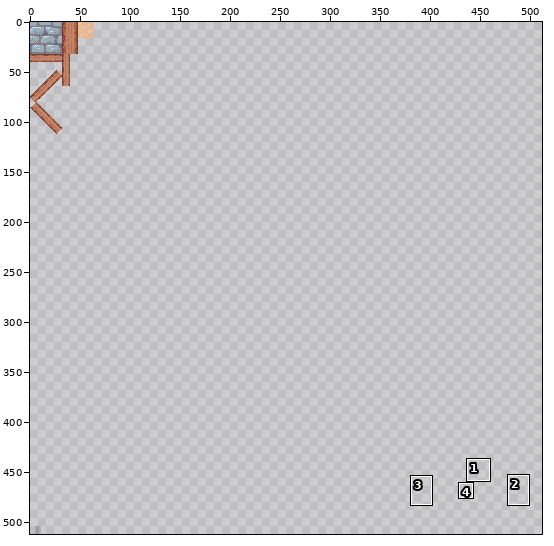
Edited in one commit: sprite sheet (assets/images/town-tiles.png). The first picture is a wide view before the edit; the outline marks the close-up.
Close-up. Before:
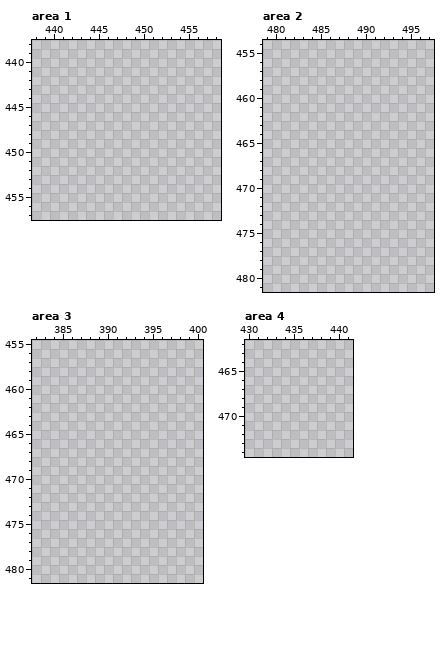
The file is 512x512 pixels. Pixels under 10% opacity are left out. Colours within 5 levels of each other are drawn and written as one. Shown: area 1: x 438..458, y 438..457; area 2: x 479..497, y 454..481; area 3: x 382..400, y 455..481; area 4: x 430..441, y 462..474. The commit also changed other parts of the picture, which this record leaves out.
After the commit:
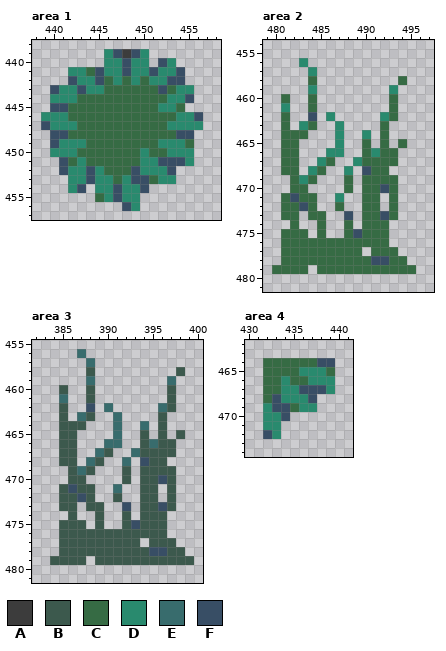
Palette (. is transparent): A #3c3c3c  B #3c594d  C #366b44  D #298a6e  E #386c6d  F #384e65
The exact change:
Area 1:
y 439: x 446..450 ..... -> DFAFD
y 440: x 446..450 ..... -> DDFDD; x 452..453 .. -> FD
y 441: x 442..454 ............. -> DDCFDDFDDFDDF
y 442: x 442..454 ............. -> FDDFCDCDCDDFF
y 443: x 440..455 ................ -> FDDFDDCCCCCCFCDD
y 444: x 440..455 ................ -> DDDCCCCCCCCCCDDF
y 445: x 440..454 ............... -> FFCCCCCCCCCCDDC
y 446: x 439..456 .................. -> DDDCCCCCCCCCCCCDDF
y 447: x 439..456 .................. -> FDDDCCCCCCCCCCDDDD
y 448: x 440..455 ................ -> FFCCCCCCCCCCCCFF
y 449: x 440..455 ................ -> FDDDCCCCCCCCDDDC
y 450: x 440..455 ................ -> DDDCCCCCCCDCCDDD
y 451: x 441..455 ............... -> FCDCCCCCCDDFFFD
y 452: x 441..453 ............. -> FDDFDCCCFDDDF
y 453: x 442..453 ............ -> DDFDDCDFFCDD
y 454: x 442..443 .. -> DF; x 445..450 ...... -> DDFDDF
y 455: x 445..449 ..... -> CDFDD
y 456: x 448..449 .. -> FD
Area 2:
y 456: x 483 . -> D
y 457: x 484 . -> D
y 458: x 484 . -> C; x 494 . -> C
y 459: x 484 . -> D; x 493 . -> D
y 460: x 481 . -> C; x 484 . -> C; x 493 . -> C
y 461: x 481 . -> D; x 484 . -> C; x 493 . -> C
y 462: x 481 . -> C; x 484 . -> F; x 486 . -> D; x 492..493 .. -> DC
y 463: x 481 . -> C; x 483..484 .. -> DC; x 487 . -> D; x 492 . -> C
y 464: x 481..483 ... -> CCC; x 487 . -> D; x 490 . -> D; x 492 . -> C
y 465: x 481..482 .. -> CC; x 487 . -> D; x 490 . -> C; x 492 . -> C; x 494 . -> C
y 466: x 481..482 .. -> CC; x 486..487 .. -> DD; x 490..493 .... -> CDCC
y 467: x 481..482 .. -> CC; x 485..486 .. -> DC; x 489..493 ..... -> DCCCC
y 468: x 481..482 .. -> CC; x 484..485 .. -> DC; x 488 . -> D; x 490..492 ... -> FCC
y 469: x 482..484 ... -> CDC; x 488 . -> C; x 490..493 .... -> CCCC
y 470: x 482..483 .. -> CC; x 488 . -> C; x 490..493 .... -> CCFC
y 471: x 481..484 .... -> CFCC; x 487 . -> D; x 490..491 .. -> CC; x 493 . -> C
y 472: x 481..484 .... -> CCFC; x 487 . -> C; x 490..491 .. -> CC; x 493 . -> C
y 473: x 481..482 .. -> CC; x 484..485 .. -> CC; x 488 . -> F; x 490..493 .... -> CCFC
y 474: x 482 . -> C; x 485 . -> C; x 488 . -> C; x 490..492 ... -> CCC
y 475: x 481..483 ... -> CCC; x 485 . -> C; x 488..492 ..... -> CFCCC
y 476: x 481..492 ............ -> CCCCCCCCCCCC
y 477: x 481..489 ......... -> CCCCCCCCC; x 491..493 ... -> CCC
y 478: x 481..494 .............. -> CCCCCCCCCCFFCC
y 479: x 480..483 .... -> CCCC; x 485..495 ........... -> CCCCCCCCCCC
Area 3:
y 456: x 387 . -> E
y 457: x 388 . -> E
y 458: x 388 . -> B; x 398 . -> B
y 459: x 388 . -> E; x 397 . -> E
y 460: x 385 . -> B; x 388 . -> B; x 397 . -> B
y 461: x 385 . -> E; x 388 . -> B; x 397 . -> B
y 462: x 385 . -> B; x 388 . -> F; x 390 . -> E; x 396..397 .. -> EB
y 463: x 385 . -> B; x 387..388 .. -> EB; x 391 . -> E; x 396 . -> B
y 464: x 385..387 ... -> BBB; x 391 . -> E; x 394 . -> E; x 396 . -> B
y 465: x 385..386 .. -> BB; x 391 . -> E; x 394 . -> B; x 396 . -> B; x 398 . -> B
y 466: x 385..386 .. -> BB; x 390..391 .. -> EE; x 394..397 .... -> BEBB
y 467: x 385..386 .. -> BB; x 389..390 .. -> EB; x 393..397 ..... -> EBBBB
y 468: x 385..386 .. -> BB; x 388..389 .. -> EB; x 392 . -> E; x 394..396 ... -> FBB
y 469: x 386..388 ... -> BEB; x 392 . -> B; x 394..397 .... -> BBBB
y 470: x 386..387 .. -> BB; x 392 . -> B; x 394..397 .... -> BBFB
y 471: x 385..388 .... -> BFBB; x 391 . -> E; x 394..395 .. -> BB; x 397 . -> B
y 472: x 385..388 .... -> BBFB; x 391 . -> B; x 394..395 .. -> BB; x 397 . -> B
y 473: x 385..386 .. -> BB; x 388..389 .. -> BB; x 392 . -> F; x 394..397 .... -> BBFB
y 474: x 386 . -> B; x 389 . -> B; x 392 . -> B; x 394..396 ... -> BBB
y 475: x 385..387 ... -> BBB; x 389 . -> B; x 392..396 ..... -> BFBBB
y 476: x 385..396 ............ -> BBBBBBBBBBBB
y 477: x 385..393 ......... -> BBBBBBBBB; x 395..397 ... -> BBB
y 478: x 385..398 .............. -> BBBBBBBBBBFFBB
y 479: x 384..387 .... -> BBBB; x 389..399 ........... -> BBBBBBBBBBB
Area 4:
y 464: x 432..439 ........ -> CCCCCCFF
y 465: x 432..439 ........ -> CCCCDDDC
y 466: x 432..439 ........ -> CCDCCDDD
y 467: x 432..439 ........ -> CCDDFFFD
y 468: x 432..437 ...... -> CFDDDF
y 469: x 432..437 ...... -> DFFCDD
y 470: x 432..434 ... -> DDF
y 471: x 432..433 .. -> DD
y 472: x 432..433 .. -> FD
Boxes around the changes in both close-ups, in picture pixels (x1, y1, x2, y2):
added: (41, 49, 203, 211)
added: (272, 58, 416, 274)
added: (50, 349, 194, 565)
added: (263, 358, 335, 439)
